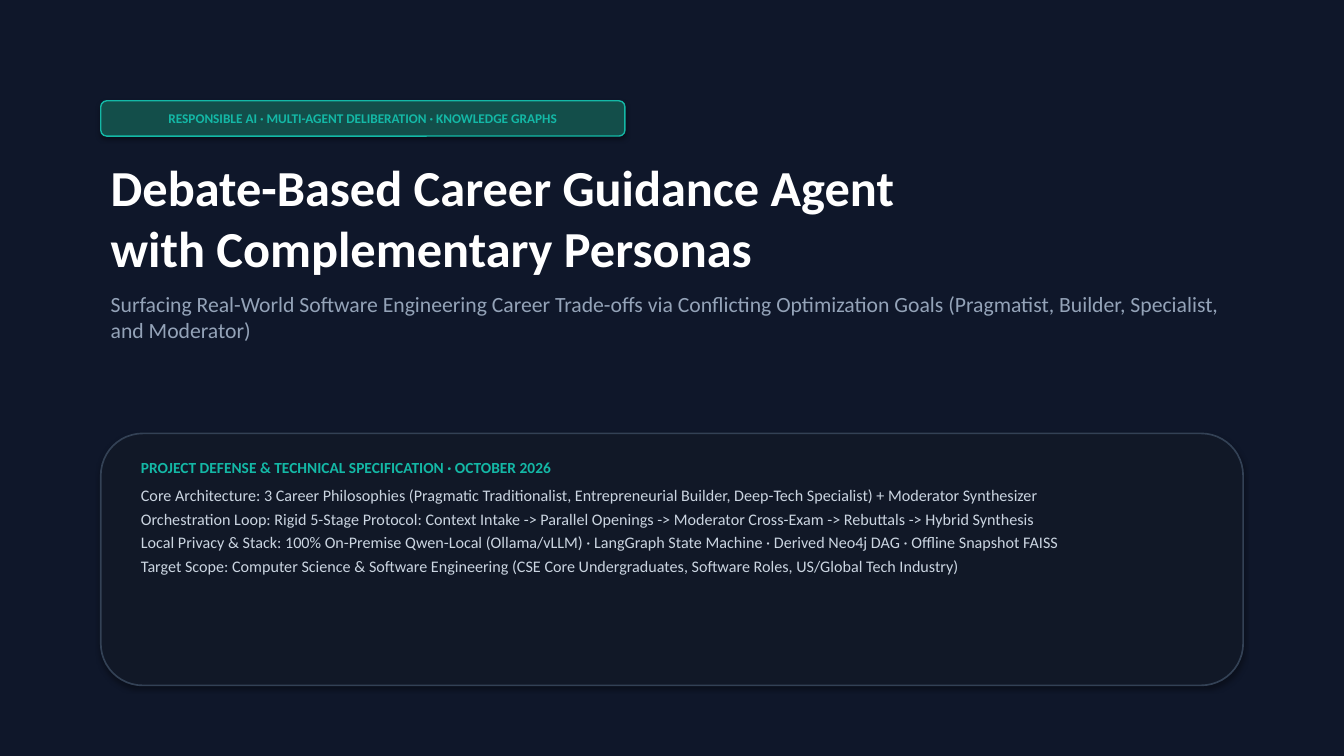
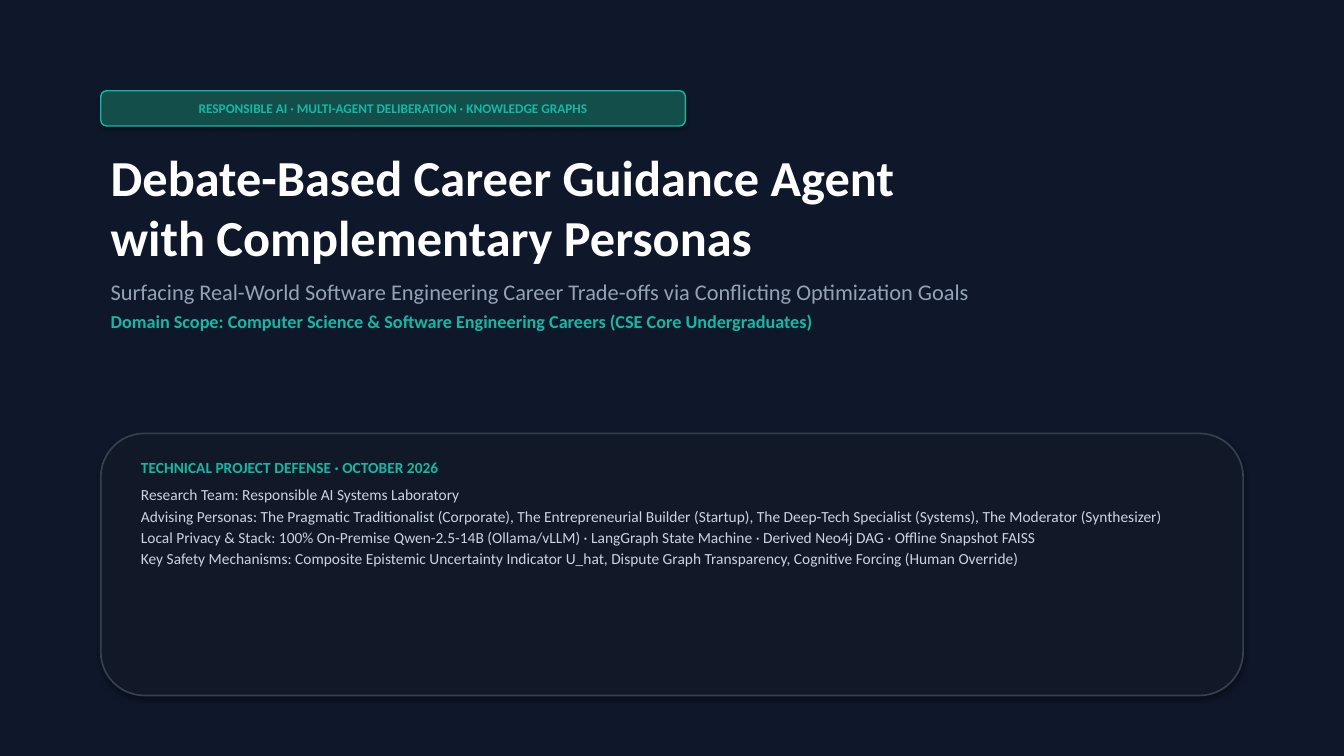
Before and after one commit to parth2024-tech/rai-project, a slide deck: slide 1 of Final_Presentation.pptx. Drawn at 1344x756 pixels with LibreOffice and Linux fonts; fonts in the diff are those of the drawing. Boxes give left, top, right and bottom in pixels: in the first picture for what was removed or moved away, otherwise in the second. Text is boxed around its words. In the diff, an @@ line names an element or a change of style, - is before the commit and + after.

```diff
--- a/Final_Presentation.pptx
+++ b/Final_Presentation.pptx
@@ rounded rectangle "RESPONSIBLE AI · MULTI-AGENT DELIBERATION ...": place and size @@
-rounded rectangle "RESPONSIBLE AI · MULTI-AGENT DELIBERATION ..." at box(101, 101, 625, 136)
+rounded rectangle "RESPONSIBLE AI · MULTI-AGENT DELIBERATION ..." at box(101, 91, 686, 126)
@@ text "Debate-Based Career Guidance Agent with ...": place and size @@
-text "Debate-Based Career Guidance Agent with ..." at box(111, 170, 1217, 341)
+text "Debate-Based Career Guidance Agent with ..." at box(111, 160, 968, 331)
@@ text at box(111, 160, 894, 264): less space between paragraphs @@
@@ text at box(111, 284, 968, 331): text changed; size 15.5 to 16 pt @@
-Surfacing Real-World Software Engineering Career Trade-offs via Conflicting Optimization Goals (Pragmatist, Builder, Specialist, and Moderator)
+Surfacing Real-World Software Engineering Career Trade-offs via Conflicting Optimization Goals
+Domain Scope: Computer Science & Software Engineering Careers (CSE Core Undergraduates)
@@ rounded rectangle: place and size @@
-rounded rectangle at box(101, 434, 1243, 686)
+rounded rectangle at box(101, 434, 1243, 696)
@@ text at box(141, 462, 1162, 567): text changed; size 11.5 to 11 pt @@
-PROJECT DEFENSE & TECHNICAL SPECIFICATION · OCTOBER 2026
-Core Architecture: 3 Career Philosophies (Pragmatic Traditionalist, Entrepreneurial Builder, Deep-Tech Specialist) + Moderator Synthesizer
-Orchestration Loop: Rigid 5-Stage Protocol: Context Intake -> Parallel Openings -> Moderator Cross-Exam -> Rebuttals -> Hybrid Synthesis
-Local Privacy & Stack: 100% On-Premise Qwen-Local (Ollama/vLLM) · LangGraph State Machine · Derived Neo4j DAG · Offline Snapshot FAISS
-Target Scope: Computer Science & Software Engineering (CSE Core Undergraduates, Software Roles, US/Global Tech Industry)
+TECHNICAL PROJECT DEFENSE · OCTOBER 2026
+Research Team: Responsible AI Systems Laboratory
+Advising Personas: The Pragmatic Traditionalist (Corporate), The Entrepreneurial Builder (Startup), The Deep-Tech Specialist (Systems), The Moderator (Synthesizer)
+Local Privacy & Stack: 100% On-Premise Qwen-2.5-14B (Ollama/vLLM) · LangGraph State Machine · Derived Neo4j DAG · Offline Snapshot FAISS
+Key Safety Mechanisms: Composite Epistemic Uncertainty Indicator U_hat, Dispute Graph Transparency, Cognitive Forcing (Human Override)
```
Also in this commit, not shown: 14 other slides changed, 2 slides added, 1 slide removed, 4 other files.
